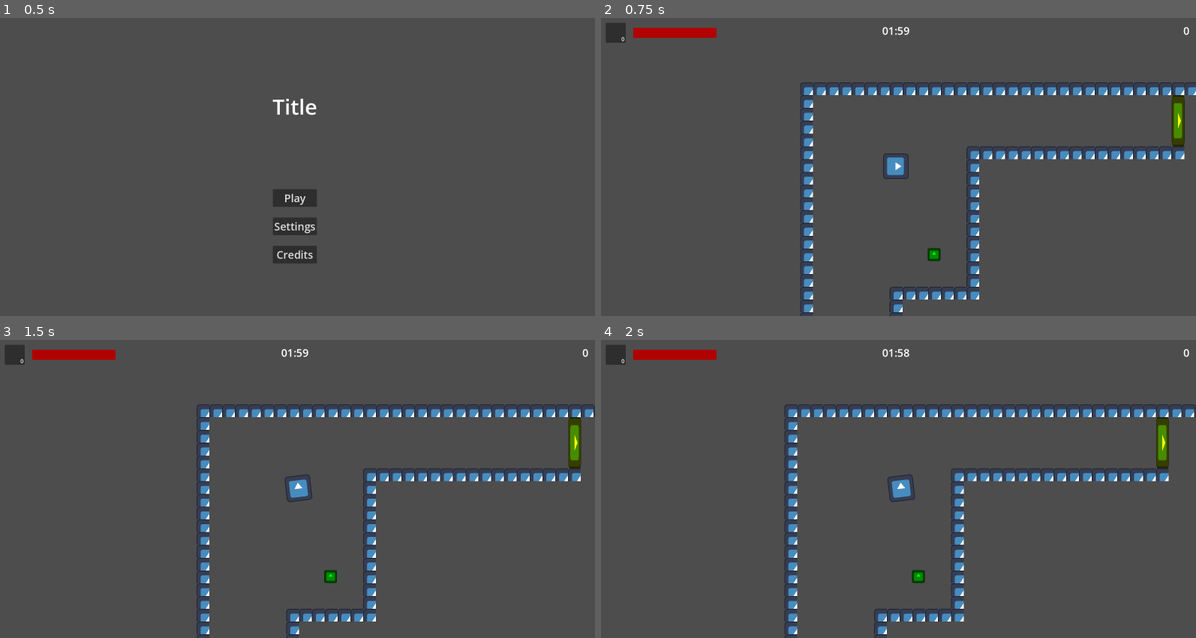
Above: before the commit, frames 1-4 (two rows, left to right).
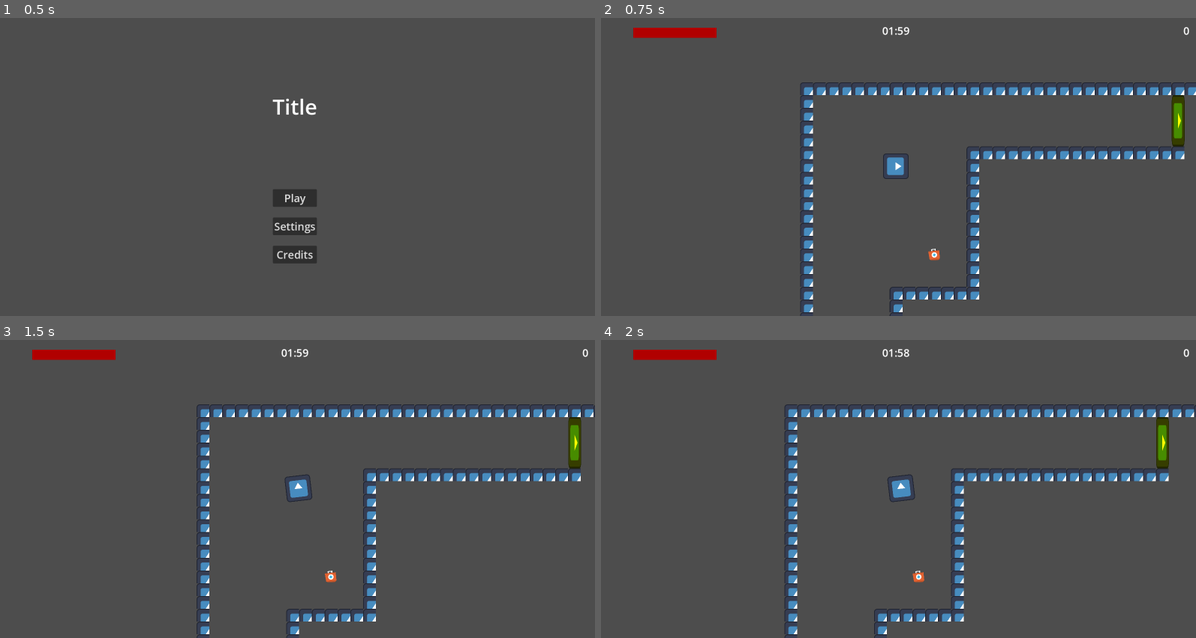
Above: after the commit, the same moments.

Repository: AltairGameStudio/Godot-Wild-Jam-93-Team-1
Game: Godot game, scene res://scenes/main_menu.tscn
Two runs of this game, one before a commit and one after it. Both use one fixed random seed, a clock stepped at 60 frames per second and the inputs below. The engine's default icon, where the game draws it, is replaced by a stand-in: a white triangle on a blue panel in a dark square.
Inputs (mouse positions are in pixels of both pictures, inside the frame that each line leads up to):
- Up to frame 1 (0.5 s): no input
- Up to frame 2 (0.75 s): click "Play" at 0.5 s
- Up to frame 3 (1.5 s): tap Enter at 1.25 s; move the mouse to (428, 474) at 1.27 s; hold D (ui_right) from 1.28 s (still down); hold Right mouse button (equip) from 1.28 s (still down); click (428, 474) at 1.42 s
- Up to frame 4 (2 s): keep holding D (ui_right); keep holding Right mouse button (equip)

Frame 1 is identical in both runs. In frame 2, 0.3% of the frame differs, in the area x 0-58%, y 1-82%; in frame 3, 0.3%; in frame 4, 0.3%.

Commit message:
Adicionando sprites dos itens

Diff:
--- a/scenes/collectable_item.tscn
+++ b/scenes/collectable_item.tscn
@@ -11,7 +11,6 @@
 item_icon = ExtResource("2_yg184")
 
 [node name="Sprite2D" type="Sprite2D" parent="." unique_id=691933557]
-modulate = Color(0, 1, 0, 1)
 scale = Vector2(0.5, 0.5)
 texture = ExtResource("2_yg184")
 
--- a/scenes/hud.tscn
+++ b/scenes/hud.tscn
@@ -10,6 +10,8 @@
 [ext_resource type="Script" uid="uid://d1ades88sr8hc" path="res://scripts/medkit_counter.gd" id="7_5pdws"]
 [ext_resource type="PackedScene" uid="uid://bimjl21vj5gsa" path="res://scenes/victory_screen.tscn" id="7_hd3ao"]
 [ext_resource type="PackedScene" uid="uid://bgnlkgksr0r1a" path="res://scenes/pause_menu.tscn" id="8_hd3ao"]
+[ext_resource type="Script" uid="uid://c1rnp5516egf4" path="res://scripts/medkit_status.gd" id="11_apjy4"]
+[ext_resource type="Texture2D" uid="uid://x6dq2g6vsl6c" path="res://assets/items/genericItem_color_102.png" id="12_5n1hp"]
 
 [sub_resource type="StyleBoxFlat" id="StyleBoxFlat_5pdws"]
 bg_color = Color(0.69411767, 0, 0, 1)
@@ -289,12 +291,14 @@
 script = ExtResource("6_047uy")
 
 [node name="Panel" type="Panel" parent="." unique_id=687840056]
+visible = false
 offset_left = 30.0
 offset_top = 19.0
 offset_right = 90.0
 offset_bottom = 79.0
 
 [node name="MedkitCounter" type="Label" parent="Panel" unique_id=1669898458]
+visible = false
 layout_mode = 0
 offset_left = 17.0
 offset_top = 37.0
@@ -314,3 +318,21 @@
 [node name="PauseMenu" parent="." unique_id=956680066 instance=ExtResource("8_hd3ao")]
 process_mode = 2
 visible = false
+
+[node name="MedkitStatus" type="HBoxContainer" parent="." unique_id=269994840]
+visible = false
+offset_left = 30.0
+offset_top = 19.0
+offset_right = 90.0
+offset_bottom = 79.0
+script = ExtResource("11_apjy4")
+
+[node name="TextureRect" type="TextureRect" parent="MedkitStatus" unique_id=874370524]
+custom_minimum_size = Vector2(50, 0)
+layout_mode = 2
+texture = ExtResource("12_5n1hp")
+expand_mode = 1
+stretch_mode = 5
+
+[node name="CountLabel" type="Label" parent="MedkitStatus" unique_id=55929161]
+layout_mode = 2
--- a/scenes/world.tscn
+++ b/scenes/world.tscn
@@ -7,6 +7,19 @@
 [ext_resource type="PackedScene" uid="uid://cf5v600qr0lhc" path="res://scenes/obstacle.tscn" id="5_71j4m"]
 [ext_resource type="PackedScene" uid="uid://bpdjs6e5pu01t" path="res://scenes/collectable_item.tscn" id="6_i7141"]
 [ext_resource type="PackedScene" uid="uid://cehhy8a3xl28e" path="res://scenes/criminal_target.tscn" id="7_i7141"]
+[ext_resource type="Texture2D" uid="uid://c1di3a1m5iifw" path="res://assets/items/genericItem_color_009.png" id="7_pm21f"]
+[ext_resource type="Texture2D" uid="uid://xtk22ernc2aq" path="res://assets/items/genericItem_color_023.png" id="8_2lf6f"]
+[ext_resource type="Texture2D" uid="uid://cdyycmmgbmnmi" path="res://assets/items/genericItem_color_135.png" id="9_7iits"]
+[ext_resource type="Texture2D" uid="uid://orrnnibnvoo3" path="res://assets/items/genericItem_color_027.png" id="10_oo54l"]
+[ext_resource type="Texture2D" uid="uid://buyauhpabgelp" path="res://assets/items/genericItem_color_108.png" id="11_kpybi"]
+[ext_resource type="Texture2D" uid="uid://es71kuughw8u" path="res://assets/items/genericItem_color_151.png" id="12_ctatt"]
+[ext_resource type="Texture2D" uid="uid://cq1p15wtk223v" path="res://assets/items/genericItem_color_004.png" id="13_xgqkh"]
+[ext_resource type="Texture2D" uid="uid://c86jh7ubd1c16" path="res://assets/items/genericItem_color_013.png" id="14_munwf"]
+[ext_resource type="Texture2D" uid="uid://m26rd1npvqw4" path="res://assets/items/genericItem_color_075.png" id="15_ts3gi"]
+[ext_resource type="Texture2D" uid="uid://daysy7naq2upx" path="res://assets/items/genericItem_color_155.png" id="16_0nbtd"]
+[ext_resource type="Texture2D" uid="uid://dbeyivr0y5xfj" path="res://assets/items/genericItem_color_035.png" id="17_37qwj"]
+[ext_resource type="Texture2D" uid="uid://2o08qfcth0sk" path="res://assets/items/genericItem_color_096.png" id="18_navra"]
+[ext_resource type="Texture2D" uid="uid://x6dq2g6vsl6c" path="res://assets/items/genericItem_color_102.png" id="20_2lf6f"]
 
 [sub_resource type="TileSetAtlasSource" id="TileSetAtlasSource_k0juu"]
 texture = ExtResource("3_4wyf3")
@@ -71,22 +84,27 @@
 [node name="Pliers" parent="CollectableItems" unique_id=257072854 instance=ExtResource("6_i7141")]
 position = Vector2(-4696, -4520)
 item_id = "pliers"
+item_icon = ExtResource("7_pm21f")
 
 [node name="Sledgehammer" parent="CollectableItems" unique_id=915468564 instance=ExtResource("6_i7141")]
 position = Vector2(-4813, -4157)
 item_id = "sledgehammer"
+item_icon = ExtResource("8_2lf6f")
 
 [node name="Spatula" parent="CollectableItems" unique_id=1146840372 instance=ExtResource("6_i7141")]
 position = Vector2(-436, -5393)
 item_id = "spatula"
+item_icon = ExtResource("9_7iits")
 
 [node name="Brush" parent="CollectableItems" unique_id=979698011 instance=ExtResource("6_i7141")]
 position = Vector2(1485, -4977)
 item_id = "brush"
+item_icon = ExtResource("10_oo54l")
 
 [node name="Acid" parent="CollectableItems" unique_id=1111978872 instance=ExtResource("6_i7141")]
 position = Vector2(2917, -5786)
 item_id = "acid"
+item_icon = ExtResource("11_kpybi")
 
 [node name="SledgehammerHead" parent="CollectableItems" unique_id=2120967012 instance=ExtResource("6_i7141")]
 position = Vector2(1637, -2783)
@@ -95,30 +113,37 @@
 [node name="Badge" parent="CollectableItems" unique_id=1347412765 instance=ExtResource("6_i7141")]
 position = Vector2(4699, -1262)
 item_id = "badge"
+item_icon = ExtResource("12_ctatt")
 
 [node name="Wrench" parent="CollectableItems" unique_id=6856733 instance=ExtResource("6_i7141")]
 position = Vector2(3042, 2347)
 item_id = "wrench"
+item_icon = ExtResource("13_xgqkh")
 
 [node name="PocketKnife" parent="CollectableItems" unique_id=1746113607 instance=ExtResource("6_i7141")]
 position = Vector2(2412, 4152)
 item_id = "pocket_knife"
+item_icon = ExtResource("14_munwf")
 
 [node name="FloppyDisk" parent="CollectableItems" unique_id=79652840 instance=ExtResource("6_i7141")]
 position = Vector2(-4593, 3939)
 item_id = "floppy_disk"
+item_icon = ExtResource("15_ts3gi")
 
 [node name="Key" parent="CollectableItems" unique_id=146068009 instance=ExtResource("6_i7141")]
 position = Vector2(-945, -592)
 item_id = "key"
+item_icon = ExtResource("16_0nbtd")
 
 [node name="Book" parent="CollectableItems" unique_id=690984271 instance=ExtResource("6_i7141")]
 position = Vector2(-4724, -3644)
 item_id = "book"
+item_icon = ExtResource("17_37qwj")
 
 [node name="Ticket" parent="CollectableItems" unique_id=6522644 instance=ExtResource("6_i7141")]
 position = Vector2(-4436, 866)
 item_id = "ticket"
+item_icon = ExtResource("18_navra")
 
 [node name="Obstacles" type="Node" parent="." unique_id=325017663]
 
@@ -215,35 +240,44 @@
 [node name="MedKit" parent="MedKits" unique_id=489590938 instance=ExtResource("6_i7141")]
 position = Vector2(-1552, -5825)
 is_medkit = true
+item_icon = ExtResource("20_2lf6f")
 
 [node name="MedKit9" parent="MedKits" unique_id=683775497 instance=ExtResource("6_i7141")]
 position = Vector2(-4386, -5218)
 is_medkit = true
+item_icon = ExtResource("20_2lf6f")
 
 [node name="MedKit2" parent="MedKits" unique_id=1356687314 instance=ExtResource("6_i7141")]
 position = Vector2(4424, 1720)
 is_medkit = true
+item_icon = ExtResource("20_2lf6f")
 
 [node name="MedKit5" parent="MedKits" unique_id=2022454271 instance=ExtResource("6_i7141")]
 position = Vector2(-3214, -3576)
 is_medkit = true
+item_icon = ExtResource("20_2lf6f")
 
 [node name="MedKit8" parent="MedKits" unique_id=1397139968 instance=ExtResource("6_i7141")]
 position = Vector2(-4552, -1153)
 is_medkit = true
+item_icon = ExtResource("20_2lf6f")
 
 [node name="MedKit6" parent="MedKits" unique_id=691274930 instance=ExtResource("6_i7141")]
 position = Vector2(-3236, 2447)
 is_medkit = true
+item_icon = ExtResource("20_2lf6f")
 
 [node name="MedKit7" parent="MedKits" unique_id=1135332156 instance=ExtResource("6_i7141")]
 position = Vector2(132, 4004)
 is_medkit = true
+item_icon = ExtResource("20_2lf6f")
 
 [node name="MedKit3" parent="MedKits" unique_id=929505304 instance=ExtResource("6_i7141")]
 position = Vector2(1759, 924)
 is_medkit = true
+item_icon = ExtResource("20_2lf6f")
 
 [node name="MedKit4" parent="MedKits" unique_id=1076500514 instance=ExtResource("6_i7141")]
 position = Vector2(4620, -5721)
 is_medkit = true
+item_icon = ExtResource("20_2lf6f")
--- a/scripts/collectable_item.gd
+++ b/scripts/collectable_item.gd
@@ -3,6 +3,12 @@
 @export var is_medkit: bool = false
 @export var item_id: String = "medkit"
 @export var item_icon: Texture2D
+
+@onready var sprite_2d = $Sprite2D
+
+func _ready() -> void:
+	if item_icon and sprite_2d:
+		sprite_2d.texture = item_icon
 
 func on_interact() -> void:
 	if is_medkit:
--- /dev/null
+++ b/scripts/medkit_status.gd
@@ -0,0 +1,10 @@
+extends HBoxContainer
+
+@onready var count_label = $CountLabel
+
+func _process(delta: float) -> void:
+	visible = GameManager.medkit_count > 0
+
+	# Atualiza o texto da label com a quantidade atual
+	if visible:
+		count_label.text = "x" + str(GameManager.medkit_count)
Binary file added: assets/items/genericItem_color_004.png
Not shown, added: assets/items/genericItem_color_004.png.import
Binary file added: assets/items/genericItem_color_009.png
Not shown, added: assets/items/genericItem_color_009.png.import
Binary file added: assets/items/genericItem_color_013.png
Not shown, added: assets/items/genericItem_color_013.png.import
Binary file added: assets/items/genericItem_color_023.png
Not shown, added: assets/items/genericItem_color_023.png.import
Binary file added: assets/items/genericItem_color_027.png
Not shown, added: assets/items/genericItem_color_027.png.import
Binary file added: assets/items/genericItem_color_035.png
Not shown, added: assets/items/genericItem_color_035.png.import
(and 15 more such lines)
